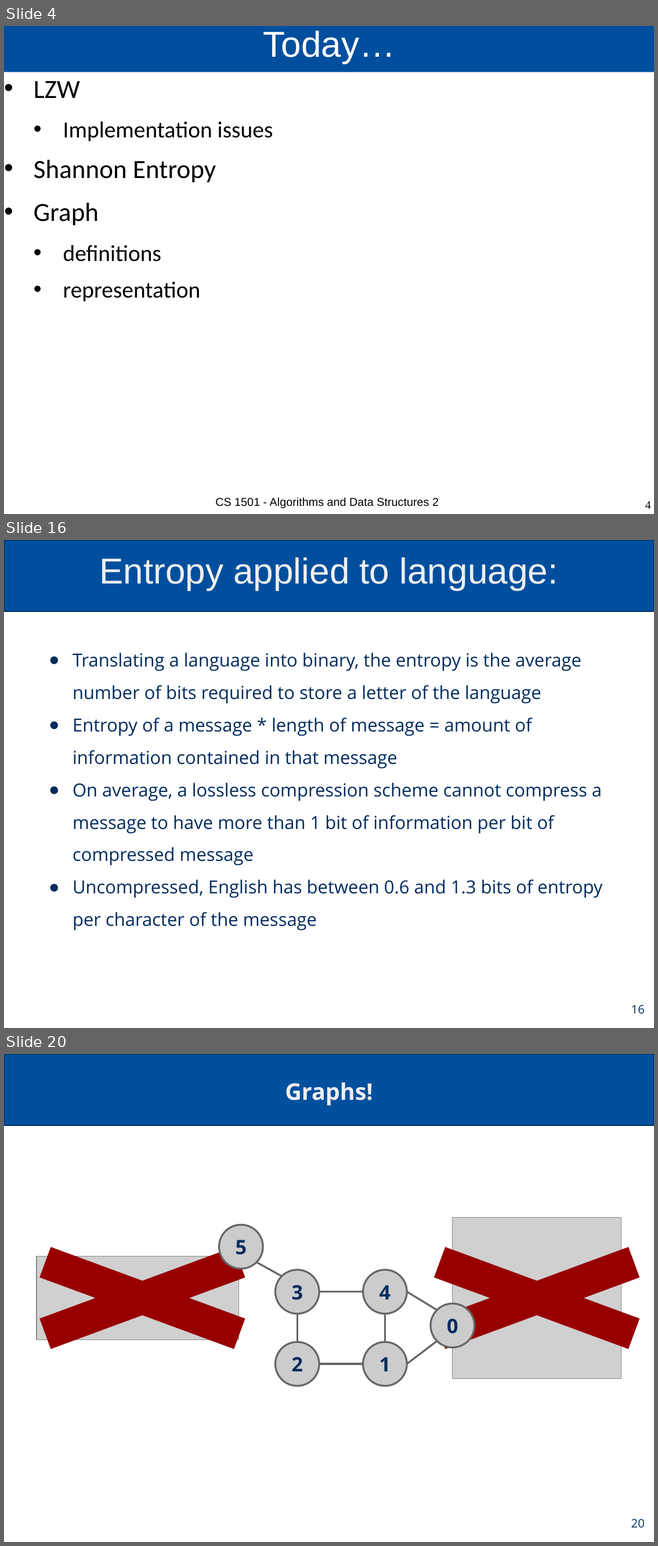
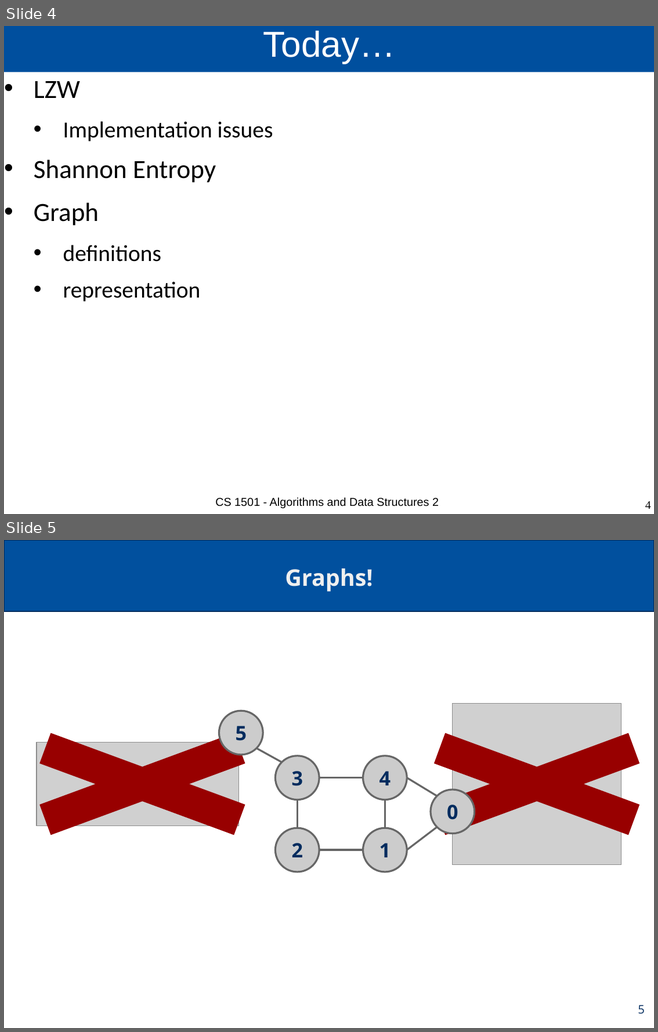
Before and after one commit to cs1501-2224/handouts, a slide deck: DraftSlides/Lecture15.pptx. Shown one above the other, each under a label of ours: slides 4, 16 and 20 before the commit, slides 4 and 5 after it; the slides between them are not shown. The pictures are 658x1546 and 658x1032 pixels, drawn with LibreOffice and Linux fonts; fonts in the diff are those of the drawing; grey boxes stand for pictures. Boxes give left, top, right and bottom in pixels: in the first picture for what was removed or moved away, otherwise in the second. Text is boxed around its words. In the diff, an @@ line names an element or a change of style, - is before the commit and + after.

```diff
--- a/DraftSlides/Lecture15.pptx
+++ b/DraftSlides/Lecture15.pptx
@@ slide 16 removed at (x1=4, y1=540, x2=654, y2=1028), background #FFFFFF @@
@@ rectangle removed at (x1=4, y1=540, x2=654, y2=611) @@
@@ title removed at (x1=99, y1=557, x2=558, y2=590) @@
-Entropy applied to language:
@@ text removed at (x1=72, y1=653, x2=602, y2=930) @@
-● Translating a language into binary, the entropy is the average number of bits required to store a letter of the language
-● Entropy of a message * length of message = amount of information contained in that message
-● On average, a lossless compression scheme cannot compress a message to have more than 1 bit of information per bit of compressed message
-● Uncompressed, English has between 0.6 and 1.3 bits of entropy per character of the message
@@ page number removed at (x1=631, y1=1005, x2=644, y2=1014) @@
-16
@@ what was slide 20 is now slide 5 @@
@@ page number at (x1=637, y1=1005, x2=644, y2=1014): text changed @@
-20
+5
```
Also in this commit, not shown: 1 slide changed, 14 other slides removed, 3 other files.
